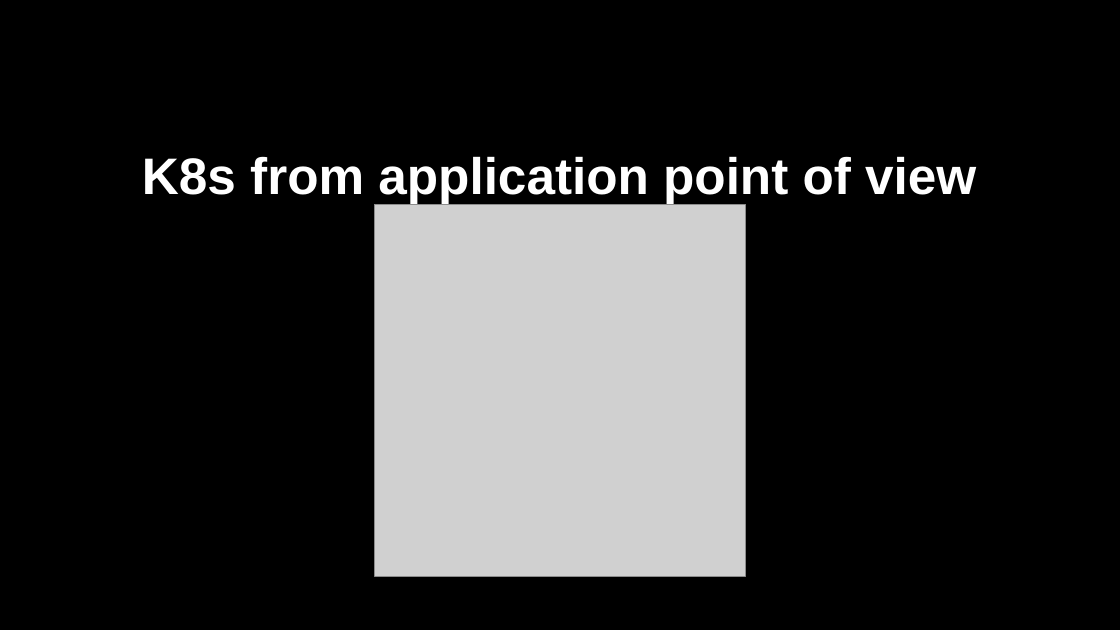
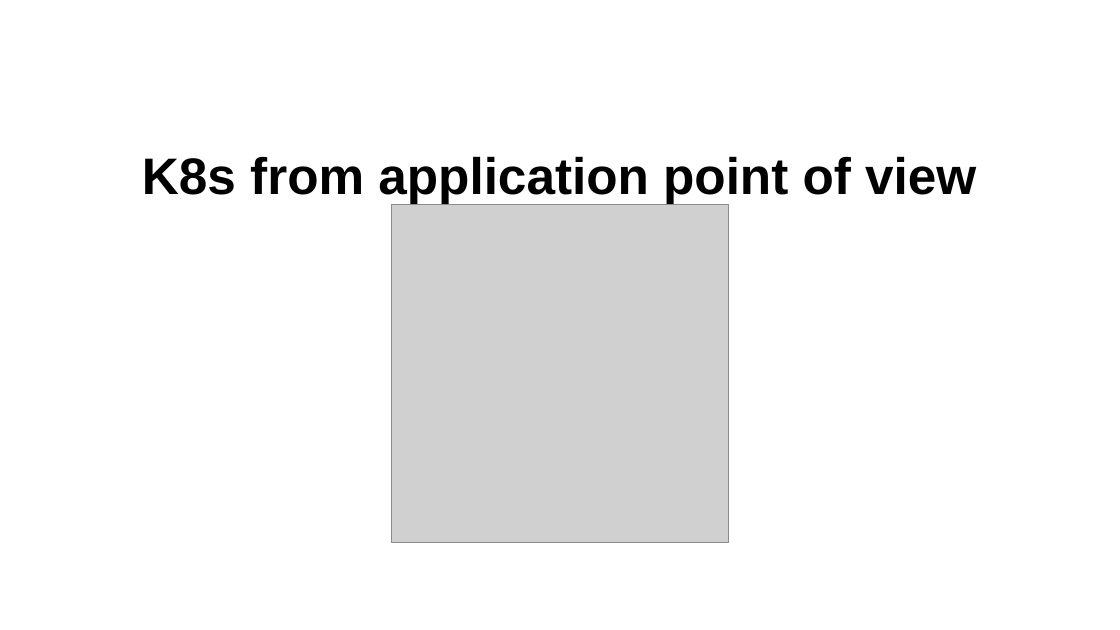
Before and after one commit to cuijiyao01/docker-k8s-training, a slide deck: slide 2 of kubernetes/01_k8s_core_components.pptx. Drawn at 1120x630 pixels with LibreOffice and Linux fonts; fonts in the diff are those of the drawing; grey boxes stand for pictures. Boxes give left, top, right and bottom in pixels: in the first picture for what was removed or moved away, otherwise in the second. Text is boxed around its words. In the diff, an @@ line names an element or a change of style, - is before the commit and + after.

Commit message:
switch to white background

```diff
--- a/kubernetes/01_k8s_core_components.pptx
+++ b/kubernetes/01_k8s_core_components.pptx
@@ background #000000 to #FFFFFF @@
@@ title "K8s from application point of ..." at (142, 156, 976, 204): text colour #FFFFFF to #000000 @@
@@ picture: place and size @@
-picture at (374, 205, 746, 576)
+picture at (391, 205, 729, 542)
```
Also in this commit, not shown: 19 other slides changed, 1 slide added, 1 slide removed.
